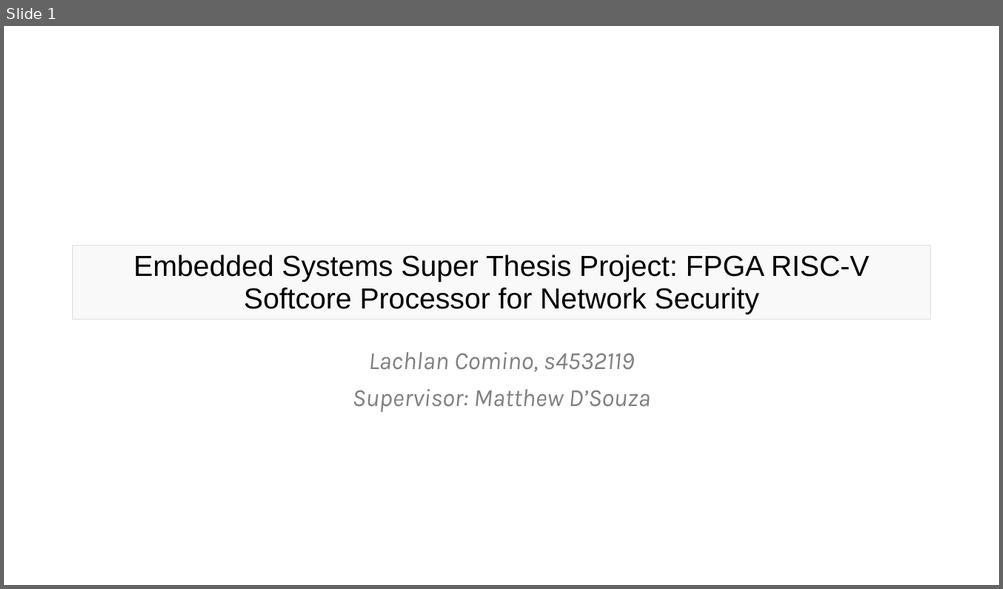
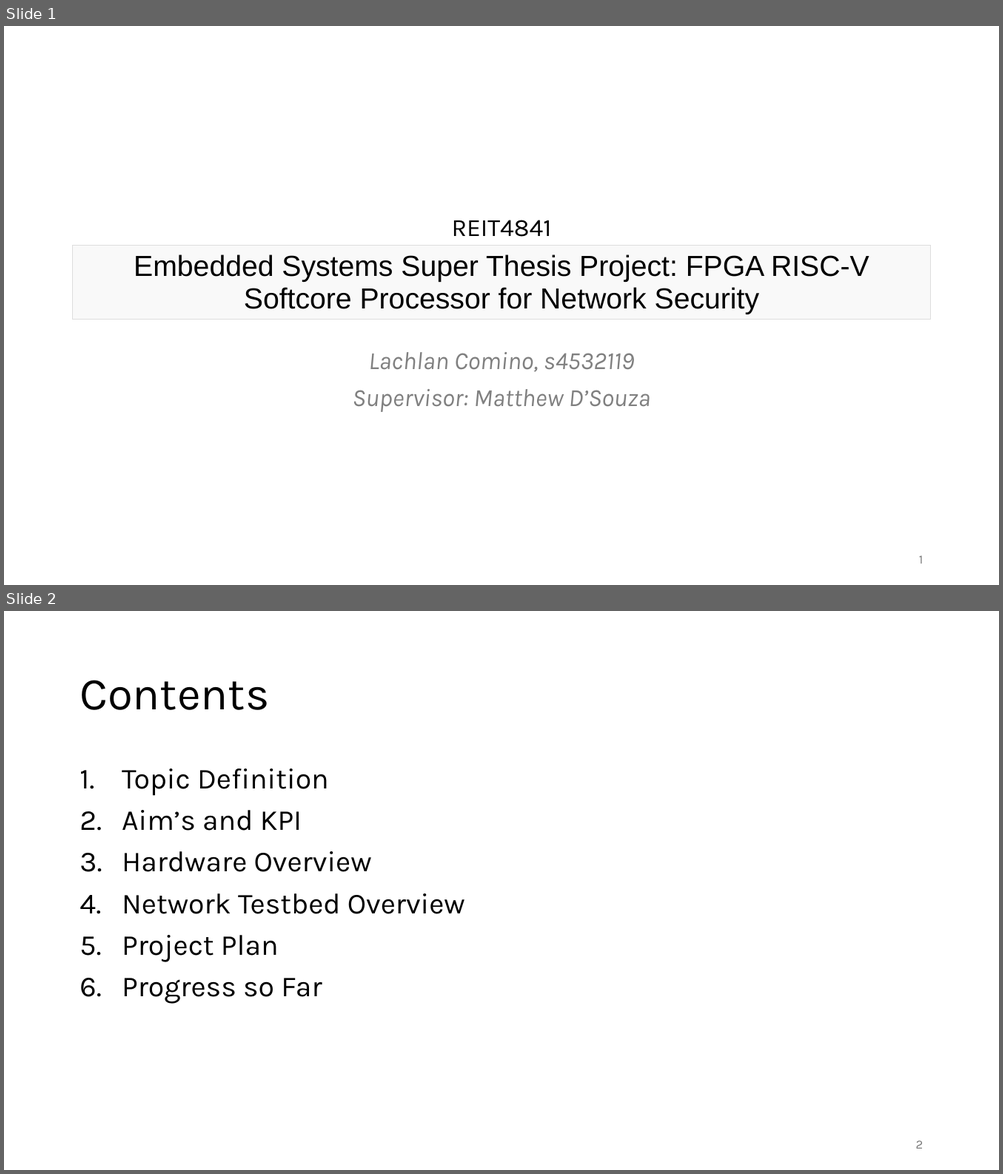
Before and after one commit to lcomino64/Thesis, a slide deck: Seminar/s4532119_seminar_slides.pptx. Shown one above the other, each under a label of ours: slide 1 before the commit, slides 1 and 2 after it. The pictures are 1003x589 and 1003x1174 pixels, drawn with LibreOffice and Linux fonts; fonts in the diff are those of the drawing. Boxes give left, top, right and bottom in pixels: in the first picture for what was removed or moved away, otherwise in the second. Text is boxed around its words. In the diff, an @@ line names an element or a change of style, - is before the commit and + after.

```diff
--- a/Seminar/s4532119_seminar_slides.pptx
+++ b/Seminar/s4532119_seminar_slides.pptx
@@ slide 2 added at box(4, 611, 999, 1170), background #FFFFFF @@
@@ title added at box(79, 680, 269, 710), 44 pt, text #000000 @@
+Contents
@@ text added at box(122, 769, 465, 1004), 28 pt, text #000000 @@
+1. Topic Definition
+2. Aim’s and KPI
+3. Hardware Overview
+4. Network Testbed Overview
+5. Project Plan
+6. Progress so Far
@@ page number added at box(916, 1141, 923, 1149), 12 pt, text #797979 @@
+2
@@ slide 1 changed as well @@
@@ text added at box(452, 220, 552, 237), 24 pt, text #000000 @@
+REIT4841
@@ page number added at box(919, 556, 923, 564), 12 pt, text #797979 @@
+1
```
Also in this commit, not shown: 2 other slides changed, 11 other slides added, 5 slides removed, 7 other files.
